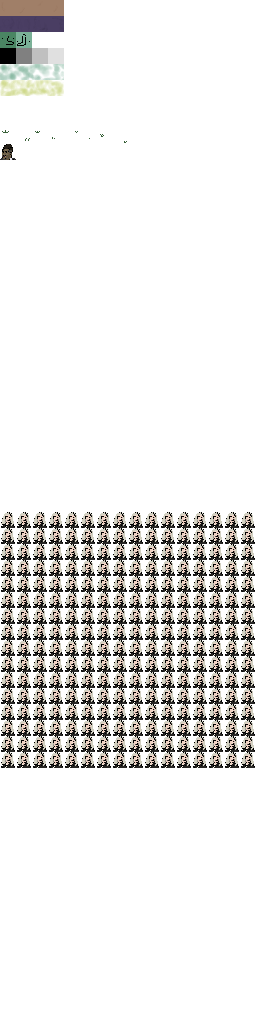
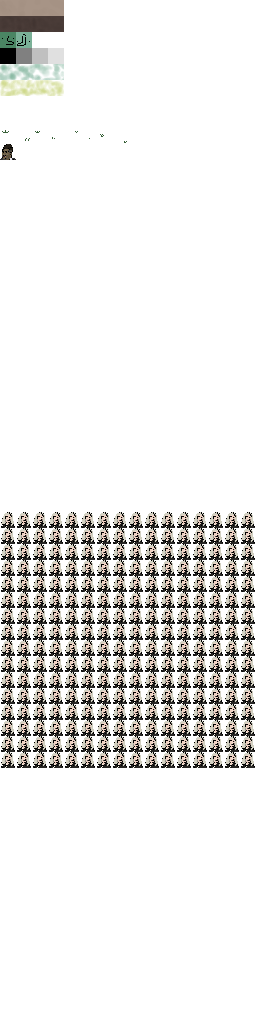
The second w=256, h=1024 image is a revision of the first. Changes to its layers:
painted on "background" over [0, 0, 64, 32]
